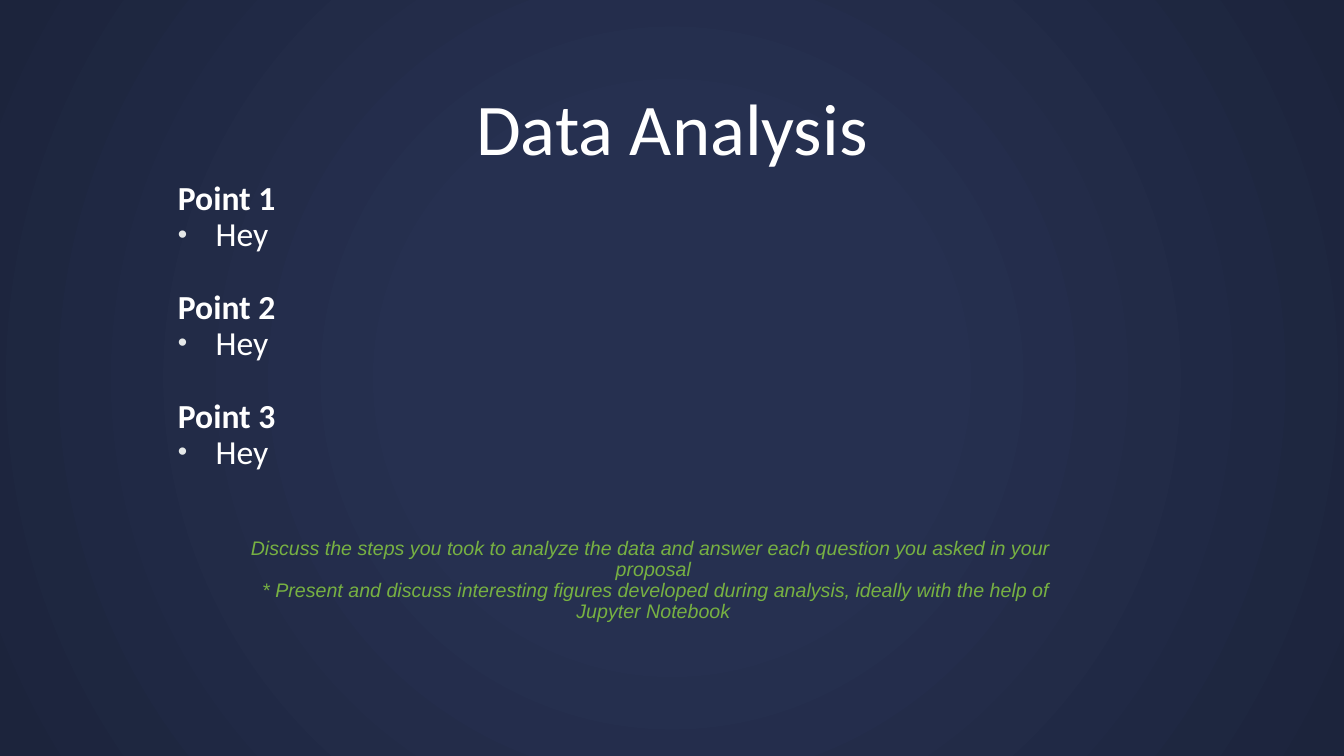
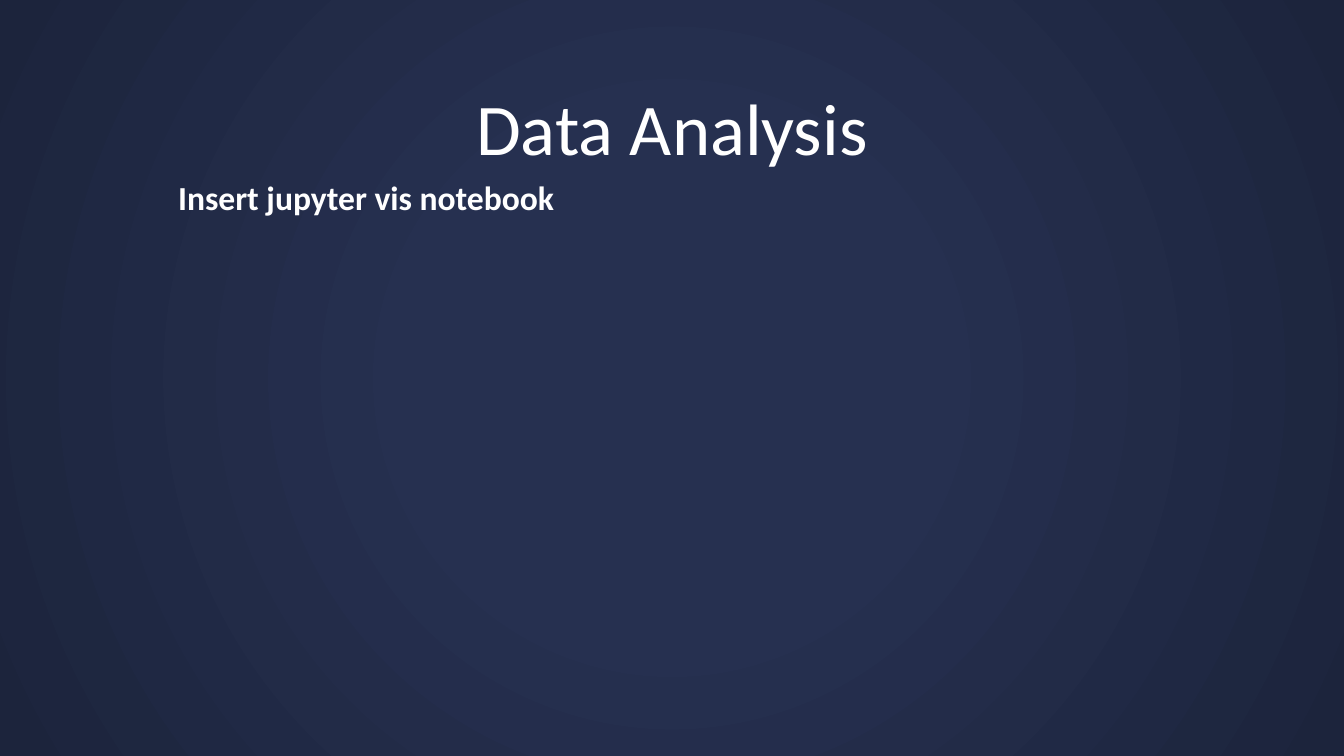
Before and after one commit to missymeyer/ProjectOne, a slide deck: slide 11 of Presentation_ProjectOne.pptx (slide 7 before the commit). Drawn at 1344x756 pixels with LibreOffice and Linux fonts; fonts in the diff are those of the drawing. Boxes give left, top, right and bottom in pixels: in the first picture for what was removed or moved away, otherwise in the second. Text is boxed around its words. In the diff, an @@ line names an element or a change of style, - is before the commit and + after.

```diff
--- a/Presentation_ProjectOne.pptx
+++ b/Presentation_ProjectOne.pptx
@@ text at box(178, 186, 554, 216): text changed @@
-Point 1
-• Hey
-Point 2
-• Hey
-Point 3
-• Hey
+Insert jupyter vis notebook
@@ text removed at box(251, 541, 1049, 622) @@
-Discuss the steps you took to analyze the data and answer each question you asked in your proposal
-* Present and discuss interesting figures developed during analysis, ideally with the help of Jupyter Notebook
```
Also in this commit, not shown: 3 other slides changed, 7 slides added, 4 slides removed, 48 other files.
